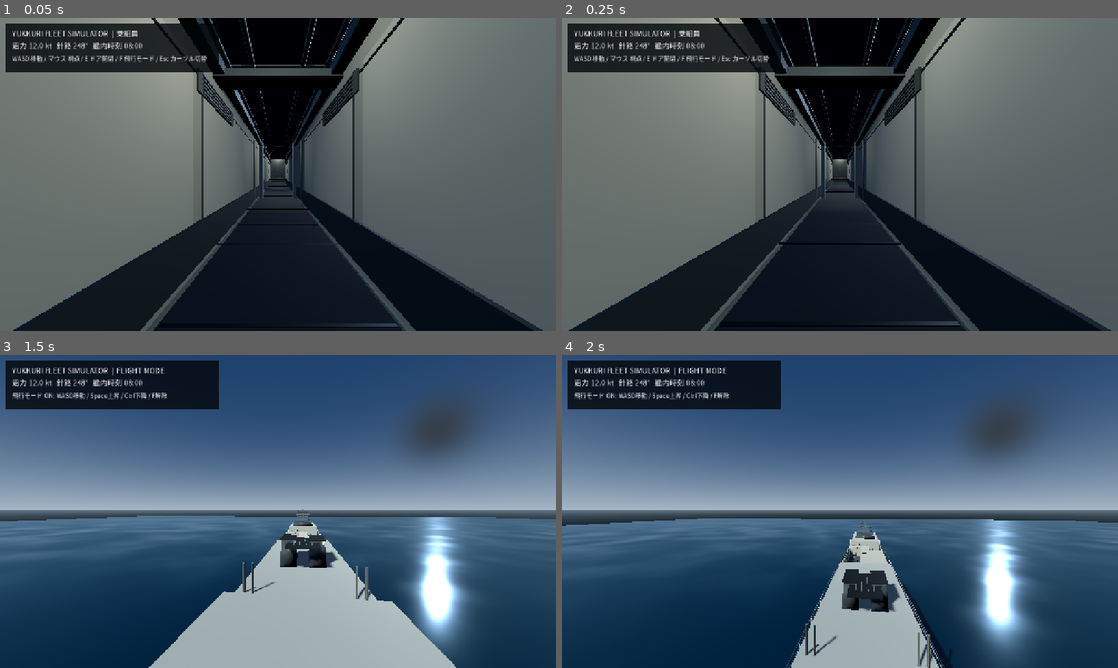
Above: before the commit, frames 1-4 (two rows, left to right).
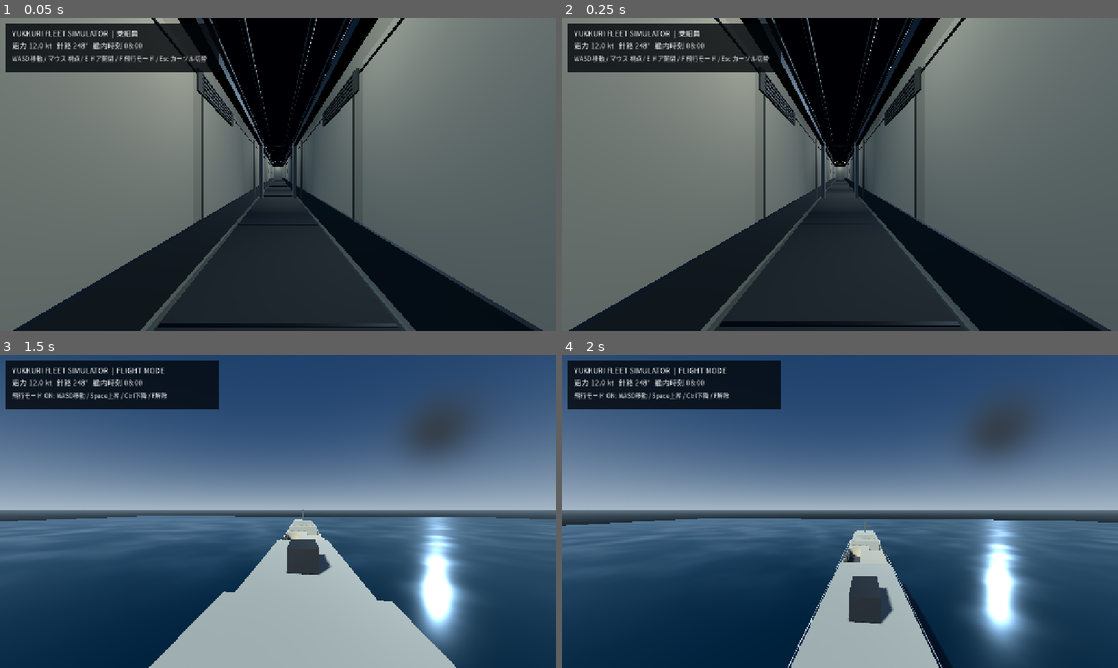
Above: after the commit, the same moments.

Repository: YukkuriP/Yukkuri-FPS-3
Game: Godot game, scene res://scenes/main.tscn
Same seed, same stepped clock (60 frames per second), same inputs: the game is played once before the commit and once after it.
Inputs (mouse positions are in pixels of both pictures, inside the frame that each line leads up to):
- Up to frame 1 (0.05 s): no input
- Up to frame 2 (0.25 s): no input
- Up to frame 3 (1.5 s): tap Enter at 0.5 s; move the mouse to (305, 511) at 0.52 s; hold F (fleet_fly_toggle) 0.53-1.28 s; hold Space (fleet_fly_up) from 0.53 s (still down); click (305, 511) at 0.67 s; move the mouse to (250, 511) at 1.27 s; tap E (fleet_interact) at 1.35 s
- Up to frame 4 (2 s): keep holding Space (fleet_fly_up)

The runs differ from the first frame. In frame 1, 1.2% of the frame differs, in the area x 38-62%, y 14-73%; in frame 2, 1.3%; in frame 3, 1.2%; in frame 4, 1.9%, in the area x 40-70%, y 53-100%.
Error after the commit: Parse Error: Cannot infer the type of "x" variable because the value doesn't have a set type. (res://scripts/visual_upgrade.gd:785)

Commit message:
Detail aft flight deck tie-down sockets

Diff:
--- a/scripts/visual_upgrade.gd
+++ b/scripts/visual_upgrade.gd
@@ -776,9 +776,19 @@
 	_box(self, "Landing H left stroke", Vector3(-1.35, 1.29, h_center_z), Vector3(0.15, 0.035, 1.0), marking, 0)
 	_box(self, "Landing H right stroke", Vector3(1.35, 1.29, h_center_z), Vector3(0.15, 0.035, 1.0), marking, 0)
 	_box(self, "Landing H crossbar", Vector3(0.0, 1.29, h_center_z), Vector3(2.85, 0.035, 0.15), marking, 0)
+	# Four recessed, framed deck sockets make the painted pad feel integrated
+	# with the flight deck. They are static visual details, not usable equipment.
+	var socket_frame := _mat(Color(0.38, 0.41, 0.39), 0.68, 0.48)
+	var socket_recess := _mat(Color(0.055, 0.065, 0.064), 0.22, 0.88)
 	for side in [-1.0, 1.0]:
 		for z in [36.8, 40.0]:
-			_box(self, "Landing zone tie-down marker", Vector3(side * 4.35, 1.29, z), Vector3(0.15, 0.035, 0.15), marking, 0)
+			var x := side * 4.35
+			_box(self, "Landing socket recess", Vector3(x, 1.285, z), Vector3(0.34, 0.025, 0.34), socket_recess, 0)
+			_box(self, "Landing socket frame fore", Vector3(x, 1.305, z - 0.19), Vector3(0.42, 0.045, 0.045), socket_frame, 0)
+			_box(self, "Landing socket frame aft", Vector3(x, 1.305, z + 0.19), Vector3(0.42, 0.045, 0.045), socket_frame, 0)
+			_box(self, "Landing socket frame port", Vector3(x - 0.19, 1.305, z), Vector3(0.045, 0.045, 0.34), socket_frame, 0)
+			_box(self, "Landing socket frame starboard", Vector3(x + 0.19, 1.305, z), Vector3(0.045, 0.045, 0.34), socket_frame, 0)
+			_box(self, "Landing zone tie-down marker", Vector3(x, 1.322, z), Vector3(0.12, 0.025, 0.12), marking, 0)
 
 
 func _sheer_rail_finish() -> void:
